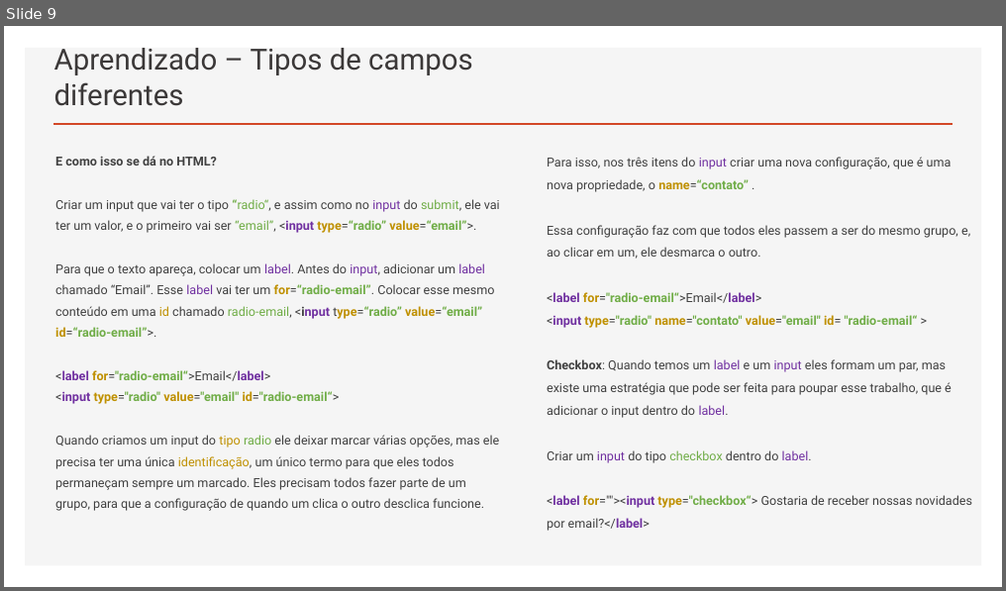
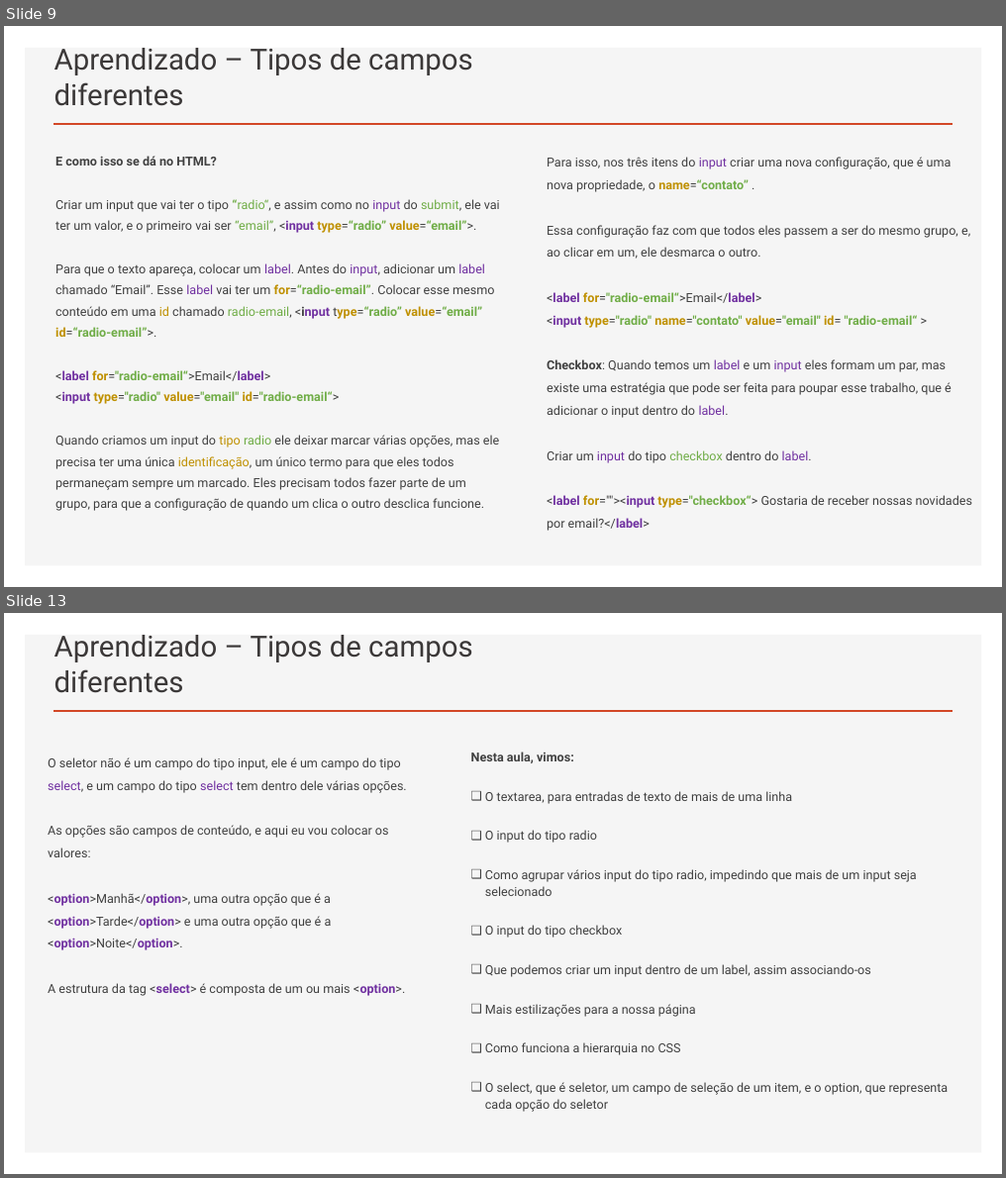
Before and after one commit to RaizaCirne/app-flex, a slide deck: Trilhas/[Iniciante em Programação T5 - ONE]/Material/05.HTML5_e_CSS3-parte_3.pptx. Shown one above the other, each under a label of ours: slide 9 before the commit, slides 9 and 13 after it; the slides between them are not shown. The pictures are 1006x591 and 1006x1178 pixels, drawn with LibreOffice and Linux fonts; fonts in the diff are those of the drawing. Boxes give left, top, right and bottom in pixels: in the first picture for what was removed or moved away, otherwise in the second. Text is boxed around its words. In the diff, an @@ line names an element or a change of style, - is before the commit and + after.

```diff
--- a/Trilhas/[Iniciante em Programação T5 - ONE]/Material/05.HTML5_e_CSS3-parte_3.pptx
+++ b/Trilhas/[Iniciante em Programação T5 - ONE]/Material/05.HTML5_e_CSS3-parte_3.pptx
@@ slide 13 added at (x1=4, y1=613, x2=1002, y2=1174), background #FFFFFF; not listed: 2 template elements that a slide beside it also shows @@
@@ title added at (x1=54, y1=635, x2=473, y2=693), 28 pt, text #3B3838 @@
+Aprendizado – Tipos de campos diferentes
@@ text added at (x1=48, y1=758, x2=406, y2=996), 12 pt, text #404040 @@
+O seletor não é um campo do tipo input, ele é um campo do tipo select, e um campo do tipo select tem dentro dele várias opções.
+As opções são campos de conteúdo, e aqui eu vou colocar os valores:
+<option>Manhã</option>, uma outra opção que é a <option>Tarde</option> e uma outra opção que é a <option>Noite</option>.
+A estrutura da tag <select> é composta de um ou mais <option>.
@@ text added at (x1=471, y1=752, x2=948, y2=1112), 12 pt, text #404040 @@
+Nesta aula, vimos:
+❑ O textarea, para entradas de texto de mais de uma linha
+❑ O input do tipo radio
+❑ Como agrupar vários input do tipo radio, impedindo que mais de um input seja selecionado
+❑ O input do tipo checkbox
+❑ Que podemos criar um input dentro de um label, assim associando-os
+❑ Mais estilizações para a nossa página
+❑ Como funciona a hierarquia no CSS
+❑ O select, que é seletor, um campo de seleção de um item, e o option, que representa cada opção do seletor
```
Also in this commit, not shown: 1 slide changed, 2 other slides added, 1 slide removed.
